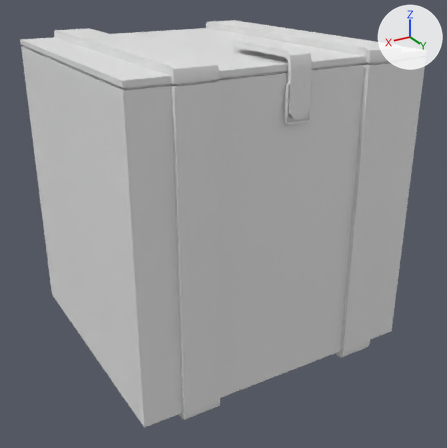
Before and after pictures for a commit that changed the FBX model Assets/MODELISATION/PROPS/PROP_box_01_v1.fbx.
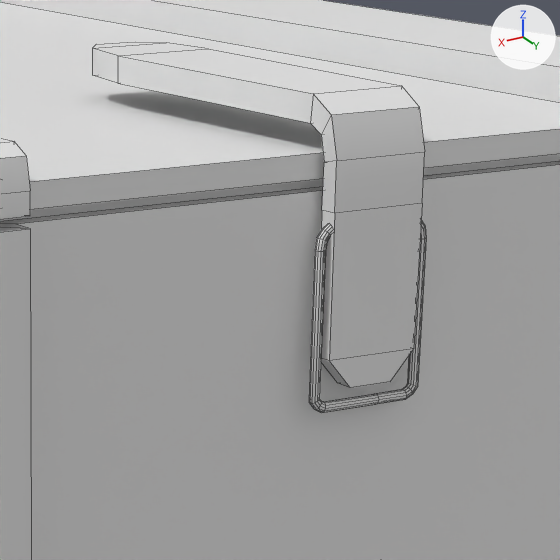
Each version is shown whole from a camera (50 mm lens) standing at (0.418, 1.776, 0.98) and looking at (-0.392, 0.425, 0.305), then close up on the part from 47% to 77% of the width and 6% to 36% of the height. The axes (+X, +Y, +Z) are drawn at upper right. The lights are the same throughout. The close-ups show mesh edges as thin lines. Where no turn or scale is listed for an object, it has been applied to the vertices.

Before the edit, the objects in view are built like this:
```python
me_mesh = bpy.data.meshes.new('Mesh')
me_mesh.from_pydata(...)  # 432 vertices, 416 faces; spans x -0.77..0.0, y 0.009..0.743, z -0.018..0.807
ob_box_bougeable = bpy.data.objects.new('Box_Bougeable', me_mesh)
ob_box_bougeable.location = (0.0, 0.0, 0.0)
```
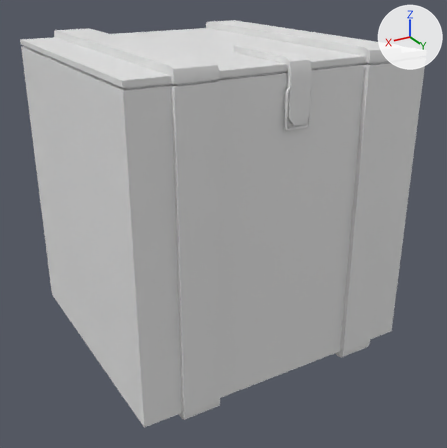
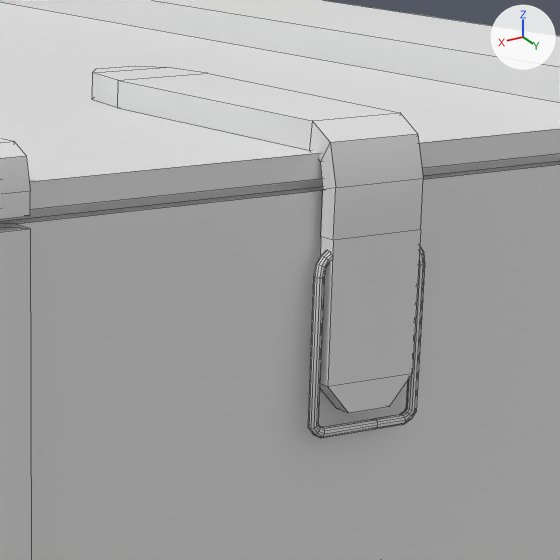
The newer file is also turned or shifted as a whole; pictures and numbers use the older file's frame.

Changed parts and their boxes [x1, y1, x2, y2] in the close-ups (560 x 560 px; the box of a moved part takes in the faces that stretch with it):
part 1 of me_mesh, moved or reshaped: before [92, 42, 425, 388]; after [92, 66, 423, 413]
part 2 of me_mesh, moved or reshaped: before [309, 220, 426, 413]; after [308, 247, 425, 438]

The change, as a diff of the scene's bpy script:
```diff
--- a/Assets/MODELISATION/PROPS/PROP_box_01_v1.fbx.py
+++ b/Assets/MODELISATION/PROPS/PROP_box_01_v1.fbx.py
@@ me_mesh @@
 me_mesh.from_pydata(...)  # 432 vertices, 416 faces; spans x -0.77..0.0, y 0.009..0.743, z -0.018..0.807
 # used by ob_box_bougeable; location = (0.0, 0.0, 0.0)
+# me_mesh part 1: the loose piece of 36 vertices spanning x -0.418..-0.36, y 0.503..0.743, z 0.666..0.807 is moved by (0.0, 0.0, -0.013)
+# me_mesh part 2: the loose piece of 204 vertices spanning x -0.422..-0.355, y 0.736..0.741, z 0.654..0.747 is moved by (0.0, 0.0, -0.013)
```
